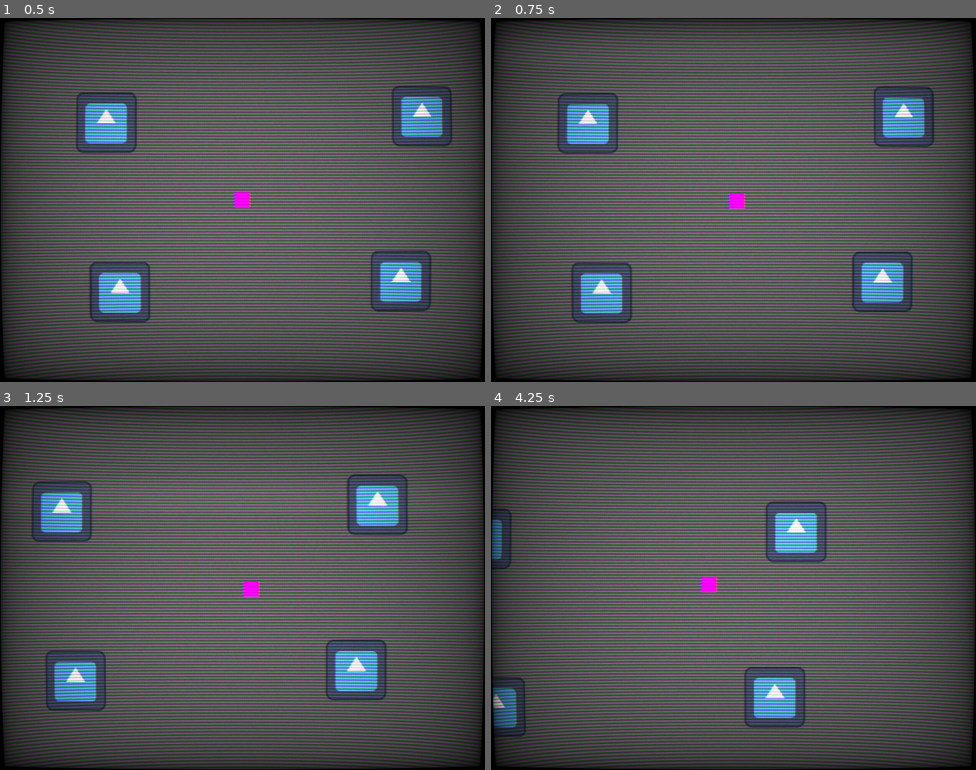
Above: before the commit, frames 1-4 (two rows, left to right).
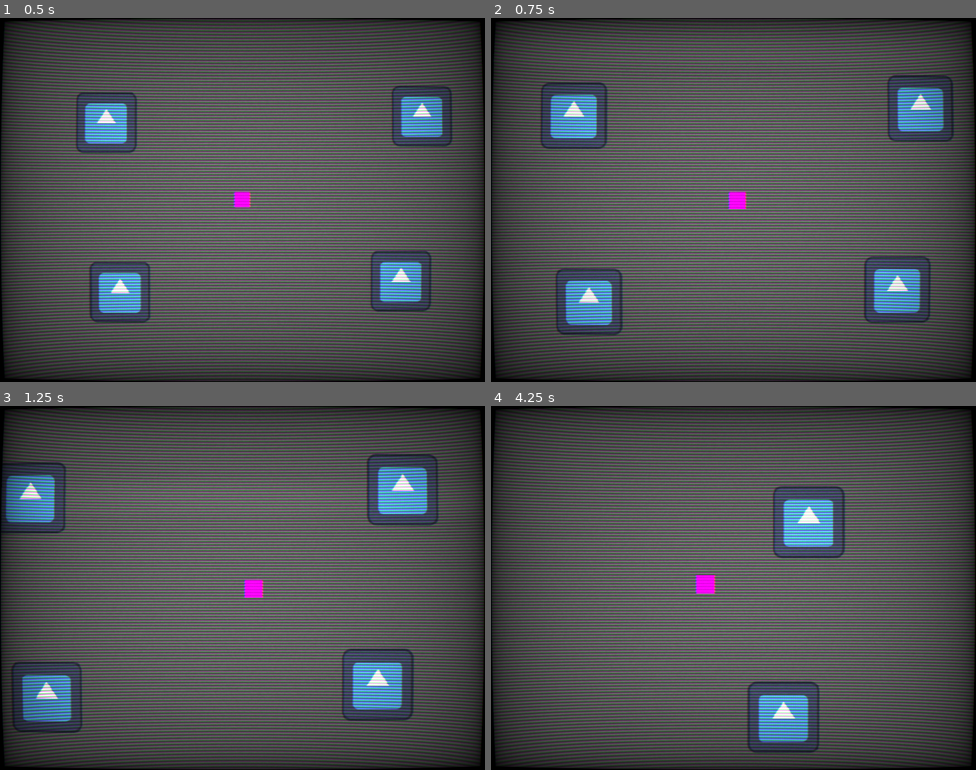
Above: after the commit, the same moments.

Repository: KevinSanchezO/pixel-resident-evil
Game: Godot game, scene res://scenes/rooms/room/room.tscn
Two runs of this game, one before a commit and one after it. Both use one fixed random seed, a clock stepped at 60 frames per second and the inputs below. The project has no main scene, so this scene is started directly. The engine's default icon, where the game draws it, is replaced by a stand-in: a white triangle on a blue panel in a dark square.
Inputs (mouse positions are in pixels of both pictures, inside the frame that each line leads up to):
- Up to frame 1 (0.5 s): no input
- Up to frame 2 (0.75 s): tap Enter at 0.5 s; move the mouse to (840, 181) at 0.52 s; hold D (right) from 0.53 s (still down); hold Right mouse button (aim) from 0.53 s (still down)
- Up to frame 3 (1.25 s): keep holding D (right); keep holding Right mouse button (aim)
- Up to frame 4 (4.25 s): move the mouse to (636, 606) at 1.27 s; release D (right) at 1.28 s; release Right mouse button (aim) at 1.28 s; hold S (down) 1.28-2.03 s; right-click (636, 606) at 1.35 s; move the mouse to (782, 507) at 2.02 s; hold D (right) 2.03-2.78 s; hold Space (sprint) 2.03-2.78 s; right-click (782, 507) at 2.3 s; move the mouse to (709, 660) at 2.77 s; hold W (up) 2.78-3.53 s; right-click (709, 660) at 2.85 s; move the mouse to (879, 642) at 3.52 s; hold A (left) from 3.53 s (still down); hold Right mouse button (aim) from 3.53 s (still down)

Frame 1 is identical in both runs. In frame 2, 7.7% of the frame differs, in the area x 10-96%, y 15-87%; in frame 3, 10%, in the area x 0-91%, y 13-90%; in frame 4, 5.7%.

Commit message:
camera aiming | pickup and items scratch

Diff:
--- a/project.godot
+++ b/project.godot
@@ -83,6 +83,7 @@
 2d_physics/layer_4="Interact"
 2d_physics/layer_5="PlayerDamage"
 2d_physics/layer_6="EnemyDamage"
+2d_physics/layer_7="Pickup"
 
 [rendering]
 
--- a/scenes/components/game_camera/game_camera.gd
+++ b/scenes/components/game_camera/game_camera.gd
@@ -5,11 +5,18 @@
 var default_offset: Vector2 = offset
 var pos_x: int
 var pos_y: int
+var current_zoom : Vector2
 
 @onready var timer := $Timer as Timer
 @onready var tween := create_tween() as Tween
+@onready var unzoom_aim_camera := Vector2(1.0, 1.0)
+
+@export var zoom_aim_camera := Vector2(1.2, 1.2)
+@export var zoom_time := 0.3
 
 func _ready() -> void:
+	current_zoom = zoom
+
 	make_current()
 
 	timer.timeout.connect(_on_timer_timeout)
@@ -30,6 +37,14 @@
 	timer.start()
 
 
+func enter_aiming_camera() -> void:
+	TweenManager.create_new_tween(self, "zoom", zoom_aim_camera, zoom_time, self.zoom)
+
+
+func exit_aiming_camera() -> void:
+	TweenManager.create_new_tween(self, "zoom", unzoom_aim_camera, zoom_time, self.zoom)
+
+
 func _on_timer_timeout():
 	set_process(false)
 	tween.interpolate_value(self, "offset", 1, 1, tween.TRANS_LINEAR, tween.EASE_IN)
--- a/scenes/game_objects/entities/player/player.gd
+++ b/scenes/game_objects/entities/player/player.gd
@@ -13,6 +13,11 @@
 func _physics_process(_delta: float) -> void:
 	if loss_of_control_effects != []:
 		return
+
+	if Input.is_action_pressed("aim"):
+		game_camera.enter_aiming_camera()
+	if Input.is_action_just_released("aim"):
+		game_camera.exit_aiming_camera()
 
 	if Input.get_action_strength("sprint"):
 		velocity_2d.modify_current_speed(_get_velocity(true))
--- /dev/null
+++ b/scenes/game_objects/inventory_items/ammunition_items/ammunition_item/ammunition_item.gd
@@ -0,0 +1,13 @@
+extends InventoryItem
+class_name AmmunitionItem
+
+var ammount:int
+
+
+func reload(value:int) -> void:
+	ammount -= value
+
+	if ammount <= 0:
+		discarded_item.emit()
+	else:
+		modified_item.emit()
--- /dev/null
+++ b/scenes/game_objects/inventory_items/ammunition_items/ammunition_item/ammunition_item.tscn
@@ -0,0 +1,6 @@
+[gd_scene load_steps=2 format=3 uid="uid://cg8mtiawyejto"]
+
+[ext_resource type="Script" path="res://scenes/game_objects/inventory_items/ammunition_items/ammunition_item/ammunition_item.gd" id="1_wqrih"]
+
+[node name="AmmunitionItem" type="Node2D"]
+script = ExtResource("1_wqrih")
--- /dev/null
+++ b/scenes/game_objects/inventory_items/inventory_item/inventory_item.gd
@@ -0,0 +1,8 @@
+extends Node2D
+class_name InventoryItem
+
+signal discarded_item()
+signal modified_item()
+
+@export var game_object:PackedScene
+@export var sprite:Image
--- /dev/null
+++ b/scenes/game_objects/inventory_items/inventory_item/inventory_item.tscn
@@ -0,0 +1,6 @@
+[gd_scene load_steps=2 format=3 uid="uid://cc0aeecx5ah0o"]
+
+[ext_resource type="Script" path="res://scenes/game_objects/inventory_items/inventory_item/inventory_item.gd" id="1_ba6a0"]
+
+[node name="InventoryItem" type="Node2D"]
+script = ExtResource("1_ba6a0")
--- /dev/null
+++ b/scenes/game_objects/inventory_items/weapon_items/weapon_item/weapon_item.gd
@@ -0,0 +1,6 @@
+extends InventoryItem
+class_name WeaponItem
+
+@export var max_rounds_in_chamber:int
+
+var rounds_in_chamber:int
--- /dev/null
+++ b/scenes/game_objects/inventory_items/weapon_items/weapon_item/weapon_item.tscn
@@ -0,0 +1,6 @@
+[gd_scene load_steps=2 format=3 uid="uid://pkhdtd7tvcbt"]
+
+[ext_resource type="Script" path="res://scenes/game_objects/inventory_items/weapon_items/weapon_item/weapon_item.gd" id="1_e1gus"]
+
+[node name="WeaponItem" type="Node2D"]
+script = ExtResource("1_e1gus")
--- /dev/null
+++ b/scenes/game_objects/pick_ups/pick_up/pick_up.gd
@@ -0,0 +1,7 @@
+extends Node2D
+class_name PickUp
+
+@export var inventory_item:PackedScene
+
+func _object_picked() -> void:
+	self.queue_free()
--- /dev/null
+++ b/scenes/game_objects/pick_ups/pick_up/pick_up.tscn
@@ -0,0 +1,12 @@
+[gd_scene load_steps=2 format=3 uid="uid://ceewu7wh1vcif"]
+
+[ext_resource type="Script" path="res://scenes/game_objects/pick_ups/pick_up/pick_up.gd" id="1_qanhh"]
+
+[node name="PickUp" type="Node2D"]
+script = ExtResource("1_qanhh")
+
+[node name="PickUpSprite" type="Sprite2D" parent="."]
+
+[node name="PickUpArea" type="Area2D" parent="."]
+collision_layer = 64
+collision_mask = 0
--- a/scenes/game_objects/projectiles/projectile/projectile.tscn
+++ b/scenes/game_objects/projectiles/projectile/projectile.tscn
@@ -13,4 +13,4 @@
 
 [node name="Visuals" type="Node2D" parent="."]
 
-[node name="Projectile" type="Sprite2D" parent="Visuals"]
+[node name="ProjectileSprite" type="Sprite2D" parent="Visuals"]
